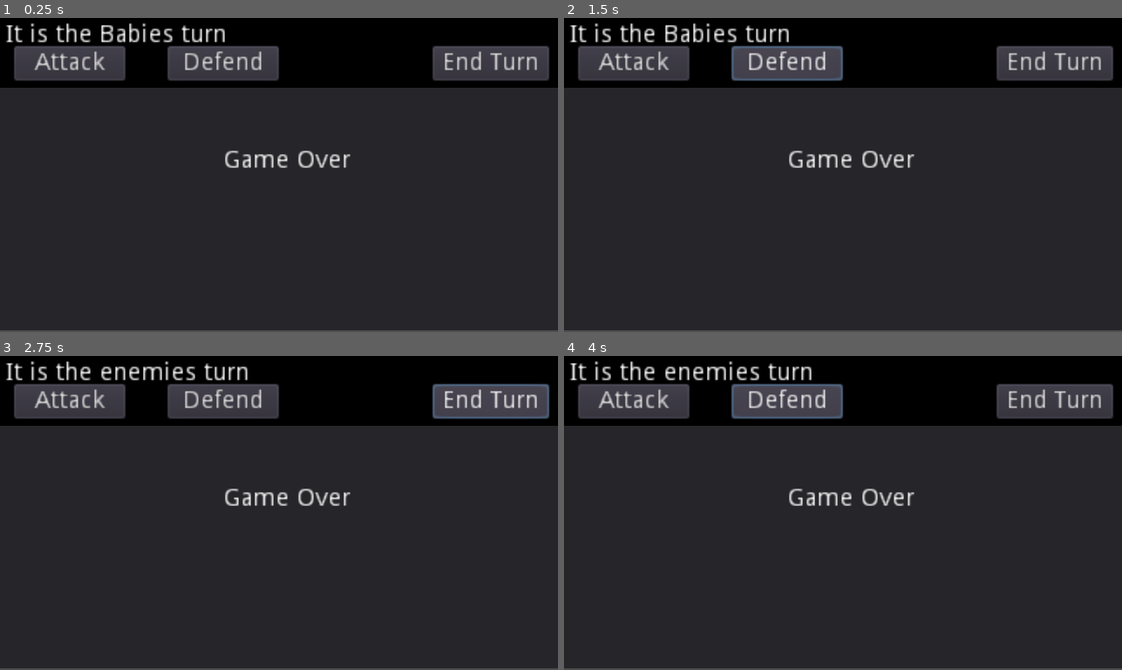
Above: before the commit, frames 1-4 (two rows, left to right).
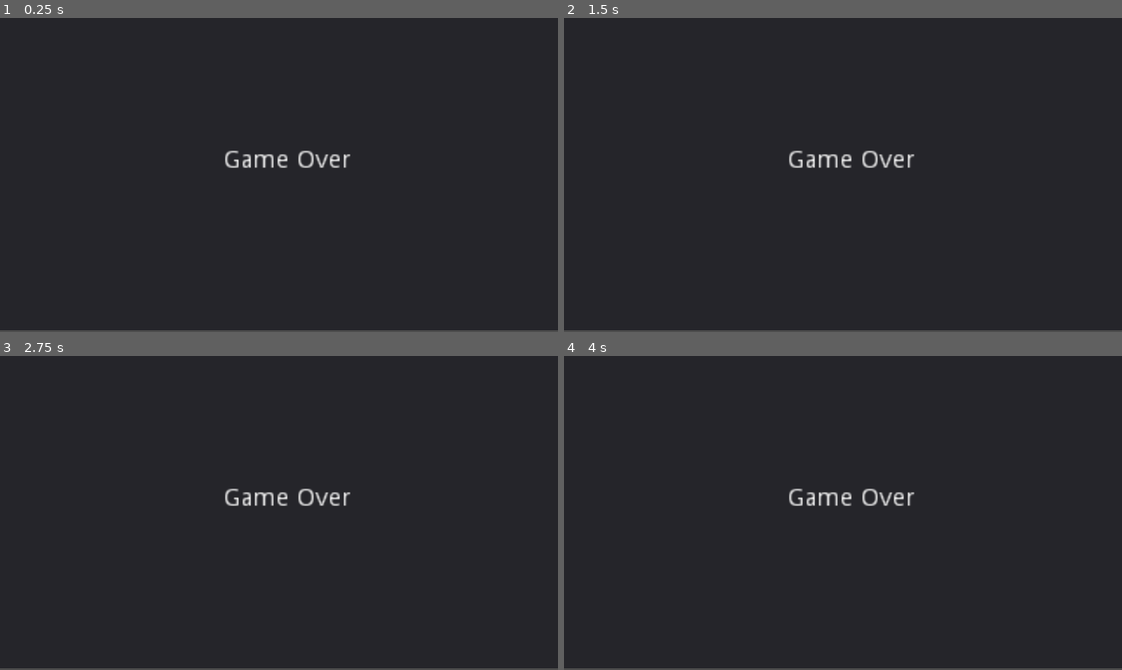
Above: after the commit, the same moments.

Repository: jalvarez2016/GMTK2022
Game: Godot game, scene res://WorldStuff/GameOver.tscn
The game is run twice, just before and just after one commit, with the same random seed, the same clock (stepped at 60 frames per second) and the same inputs. This scene is started directly instead of the project's main scene. The engine's default icon, where the game draws it, is replaced by a stand-in: a white triangle on a blue panel in a dark square.
Inputs (mouse positions are in pixels of both pictures, inside the frame that each line leads up to):
- Up to frame 1 (0.25 s): no input
- Up to frame 2 (1.5 s): click (630, 61) at 0.5 s, where only the run before the commit has a clickable "Attack"; click (787, 61) at 1.25 s, where only the run before the commit has a clickable "Defend"
- Up to frame 3 (2.75 s): click (491, 399) at 2 s, where only the run before the commit has a clickable "End Turn"
- Up to frame 4 (4 s): click (630, 399) at 2.75 s, where only the run before the commit has a clickable "Attack"; click (787, 399) at 3.5 s, where only the run before the commit has a clickable "Defend"

The runs differ from the first frame. In frame 1, 20% of the frame differs, in the area x 0-100%, y 0-23%; in frame 2, 20%; in frame 3, 20%; in frame 4, 20%.

Commit message:
Music to Game Over

Diff:
--- a/WorldStuff/GameOver.tscn
+++ b/WorldStuff/GameOver.tscn
@@ -1,4 +1,6 @@
-[gd_scene format=2]
+[gd_scene load_steps=2 format=2]
+
+[ext_resource path="res://Music/BossEncounter.mp3" type="AudioStream" id=1]
 
 [node name="GameOver" type="Node2D"]
 
@@ -18,3 +20,8 @@
 
 
 								Game Over"
+
+[node name="AudioStreamPlayer" type="AudioStreamPlayer" parent="."]
+stream = ExtResource( 1 )
+autoplay = true
+mix_target = 2
--- a/project.godot
+++ b/project.godot
@@ -24,10 +24,6 @@
 run/main_scene="res://World.tscn"
 config/icon="res://icon.png"
 
-[autoload]
-
-GlobalWorld="*res://World.tscn"
-
 [display]
 
 window/size/width=320
Not shown, added: GameOverBaby.mp3.import
Not shown, added: Music/GameOverBaby.mp3.import
Not shown, added: GameOverBaby.mp3
Not shown, added: Music/GameOverBaby.mp3
